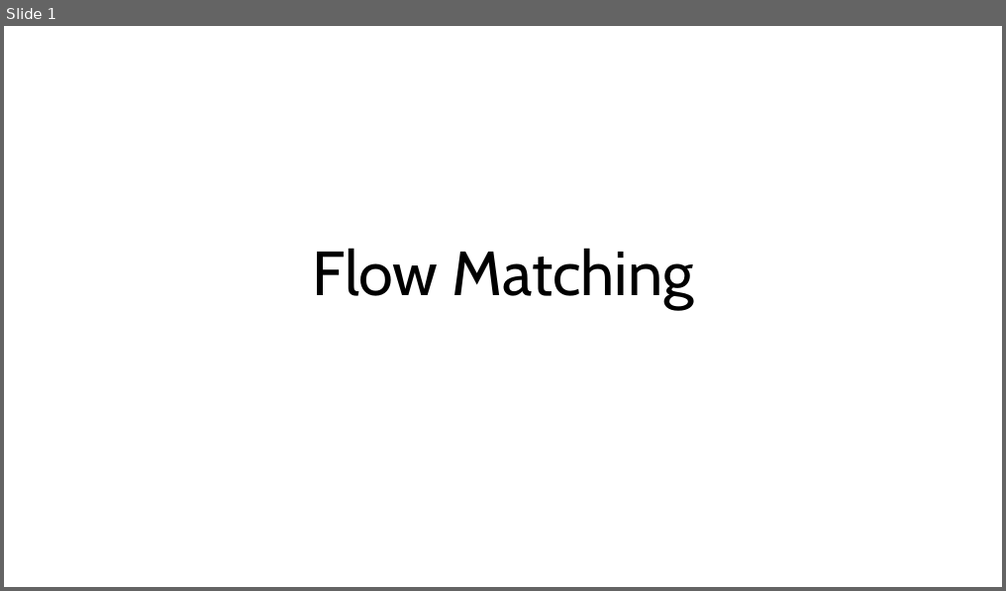
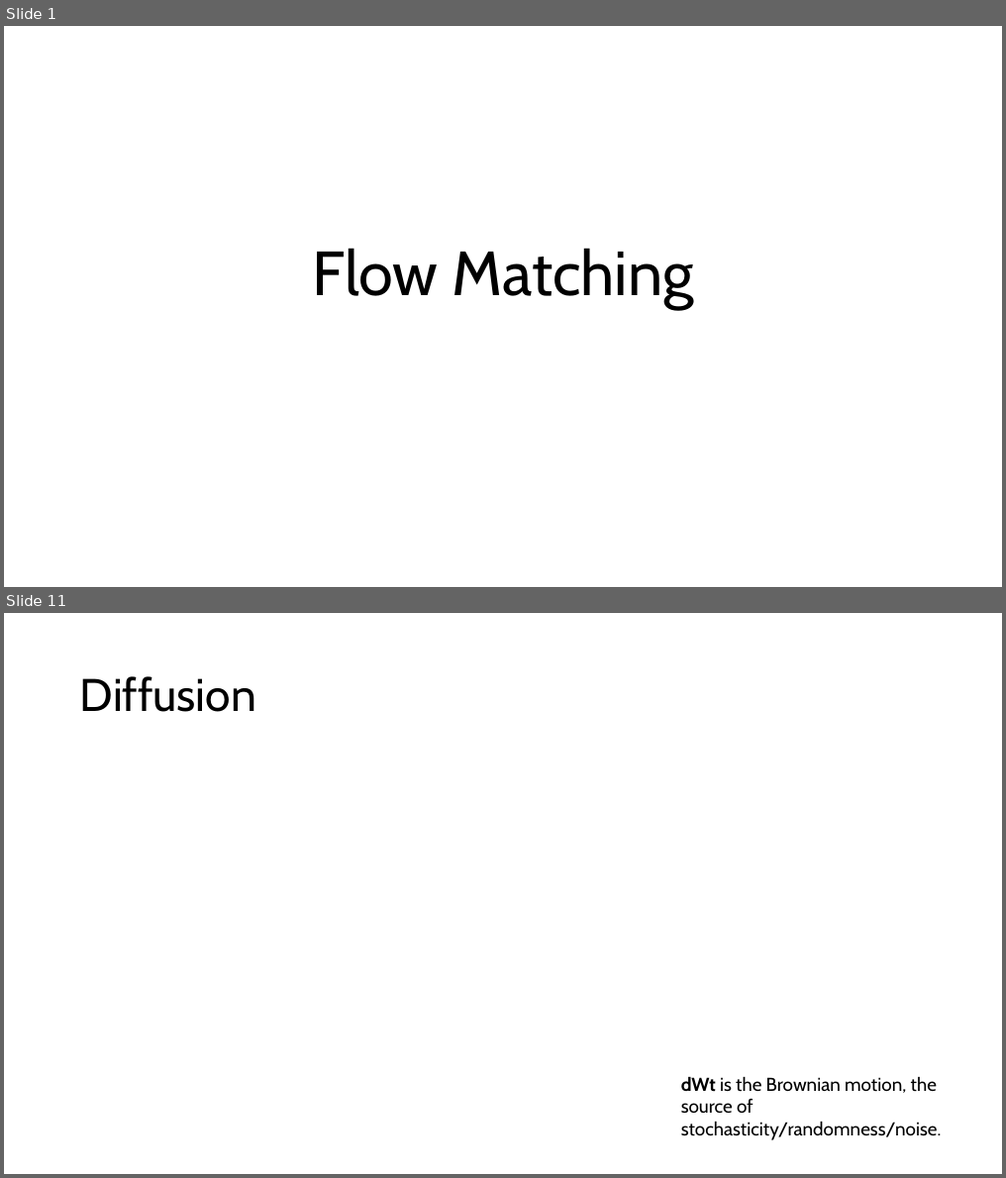
Before and after one commit to SOKOUDJOU-LEOPOLD/Learning-Flow-Matching, a slide deck: Flow Matching.pptx. Shown one above the other, each under a label of ours: slide 1 before the commit, slides 1 and 11 after it; the slides between them are not shown. The pictures are 1006x591 and 1006x1178 pixels, drawn with LibreOffice and Linux fonts; fonts in the diff are those of the drawing; grey boxes stand for pictures. Boxes give left, top, right and bottom in pixels: in the first picture for what was removed or moved away, otherwise in the second. Text is boxed around its words. In the diff, an @@ line names an element or a change of style, - is before the commit and + after.

```diff
--- a/Flow Matching.pptx
+++ b/Flow Matching.pptx
@@ slide 11 added at [4, 613, 1002, 1174], background #FFFFFF @@
@@ title added at [80, 676, 256, 712], 44 pt, text #000000 @@
+Diffusion
@@ text added at [681, 1076, 942, 1141], 18 pt, text #000000 @@
+dWt is the Brownian motion, the source of stochasticity/randomness/noise.
```
Also in this commit, not shown: 1 slide changed, 34 other slides added, 3 other files.
